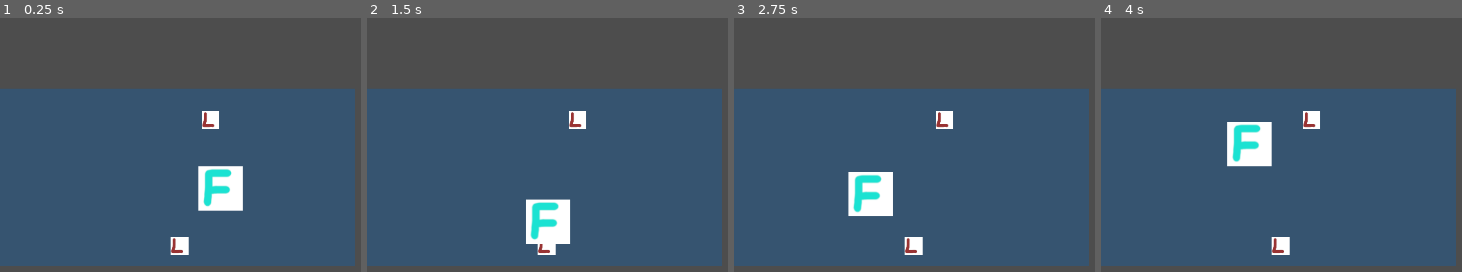
Above: before the commit, frames 1-4 (left to right).
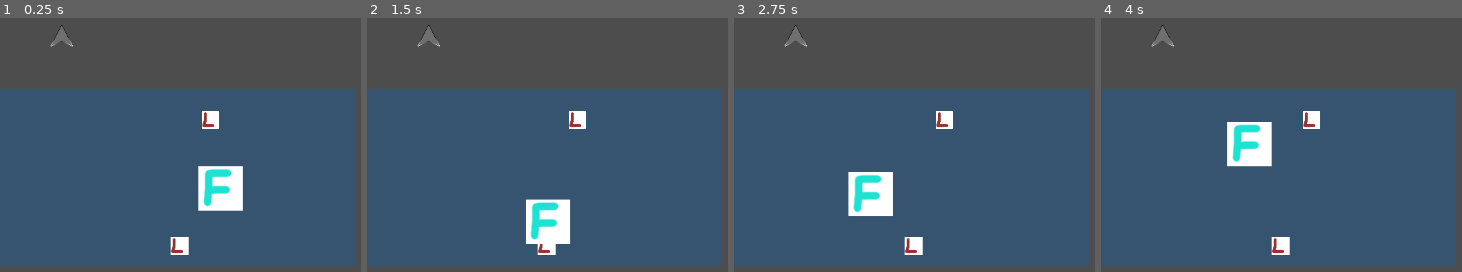
Above: after the commit, the same moments.

Repository: jm8/conduit
Game: Godot game, scene res://world.tscn
Two runs of this game, one before a commit and one after it. Both use one fixed random seed, a clock stepped at 60 frames per second and the inputs below.
Inputs (mouse positions are in pixels of both pictures, inside the frame that each line leads up to):
- Up to frame 1 (0.25 s): no input
- Up to frame 2 (1.5 s): move the mouse to (outside the picture) at 0.52 s; hold D (right) 0.53-1.28 s; tap Space (jump) at 0.77 s; move the mouse to (605, 246) at 1.27 s; hold S (backward) from 1.28 s (still down)
- Up to frame 3 (2.75 s): tap Space (jump) at 1.52 s; move the mouse to (outside the picture) at 2.02 s; release S (backward) at 2.03 s; hold D (right) from 2.03 s (still down)
- Up to frame 4 (4 s): move the mouse to (outside the picture) at 2.77 s; release D (right) at 2.78 s; hold W (forward) 2.78-3.53 s; tap Space (jump) at 3.02, 3.77 s; move the mouse to (outside the picture) at 3.52 s; hold A (left) from 3.53 s (still down)

The runs differ from the first frame. In frame 1, 0.2% of the frame differs, in the area x 13-21%, y 2-12%; in frame 2, 0.2%; in frame 3, 0.2%; in frame 4, 0.2%.
Error after the commit: Invalid access to property or key 'position' on a base object of type 'Nil'. (res://minimap.gd:57)

Commit message:
minimap adds player

Diff:
--- a/minimap.gd
+++ b/minimap.gd
@@ -9,7 +9,7 @@
 
 var conduit_sprites: Array[Sprite2D];
 var ally_sprites: Array[Sprite2D];
-
+@onready var player_sprite = $PlayerSprite
 
 # Called when the node enters the scene tree for the first time.
 func _ready():
@@ -53,3 +53,10 @@
 			conduit_sprite.visible = true
 		conduit_sprite.position = Vector2(normalized_position.x * $background.size.x,
 		normalized_position.y * $background.size.y) + $background.position
+
+	var pos = Globulars.character.position
+	var normalized_position: Vector2 = Vector2((pos.x - map_aabb.position.x) / map_aabb.size.x,
+		(pos.z - map_aabb.position.z) / map_aabb.size.z)
+	player_sprite.position = Vector2(normalized_position.x * $background.size.x,
+		normalized_position.y * $background.size.y) + $background.position
+	player_sprite.rotation = atan2(Globulars.character.rotation.x, Globulars.character.rotation.z)
--- a/minimap.tscn
+++ b/minimap.tscn
@@ -1,6 +1,7 @@
-[gd_scene load_steps=2 format=3 uid="uid://dwwjqaqsllu44"]
+[gd_scene load_steps=3 format=3 uid="uid://dwwjqaqsllu44"]
 
 [ext_resource type="Script" path="res://minimap.gd" id="1_onxul"]
+[ext_resource type="Texture2D" uid="uid://16uopcp8nqb5" path="res://assets/player.png" id="2_3rray"]
 
 [node name="Minimap" type="AspectRatioContainer"]
 custom_minimum_size = Vector2(512, 512)
@@ -11,3 +12,8 @@
 [node name="background" type="ColorRect" parent="."]
 layout_mode = 2
 color = Color(0.211765, 0.329412, 0.439216, 1)
+
+[node name="PlayerSprite" type="Sprite2D" parent="."]
+position = Vector2(89, 51)
+scale = Vector2(0.25, 0.25)
+texture = ExtResource("2_3rray")
